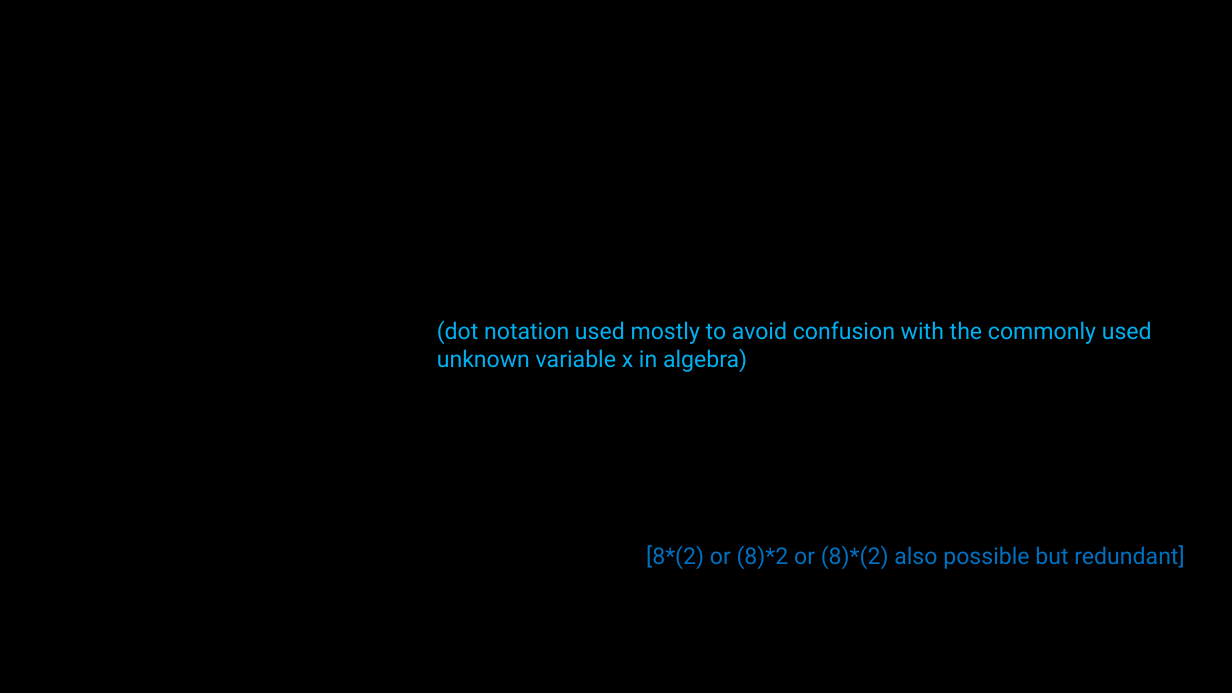
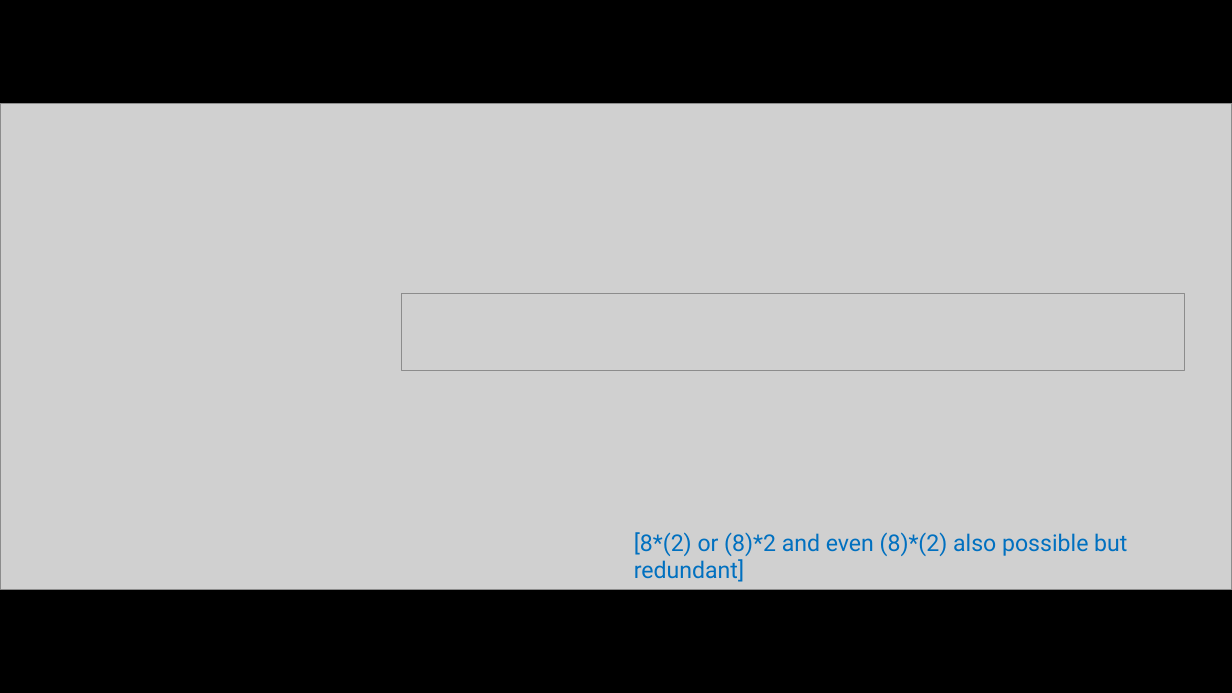
Before and after one commit to medemaka/hurlesmathsexplainedbadly, a slide deck: slide 6 of pre-algebra/pre-algebra-extras/Pre-algebra Extras.pptx (slide 34 before the commit). Drawn at 1232x693 pixels with LibreOffice and Linux fonts; fonts in the diff are those of the drawing; grey boxes stand for pictures. Boxes give left, top, right and bottom in pixels: in the first picture for what was removed or moved away, otherwise in the second. Text is boxed around its words. In the diff, an @@ line names an element or a change of style, - is before the commit and + after.

```diff
--- a/pre-algebra/pre-algebra-extras/Pre-algebra Extras.pptx
+++ b/pre-algebra/pre-algebra-extras/Pre-algebra Extras.pptx
@@ picture added at (x1=0, y1=104, x2=1232, y2=590) @@
@@ picture added at (x1=401, y1=294, x2=1185, y2=371) @@
@@ text removed at (x1=437, y1=320, x2=1152, y2=372) @@
-(dot notation used mostly to avoid confusion with the commonly used unknown variable x in algebra)
@@ text at (x1=634, y1=532, x2=1127, y2=556): text changed @@
-[8*(2) or (8)*2 or (8)*(2) also possible but redundant]
+[8*(2) or (8)*2 and even (8)*(2) also possible but redundant]
```
Also in this commit, not shown: 3 other slides changed, 4 slides removed.
